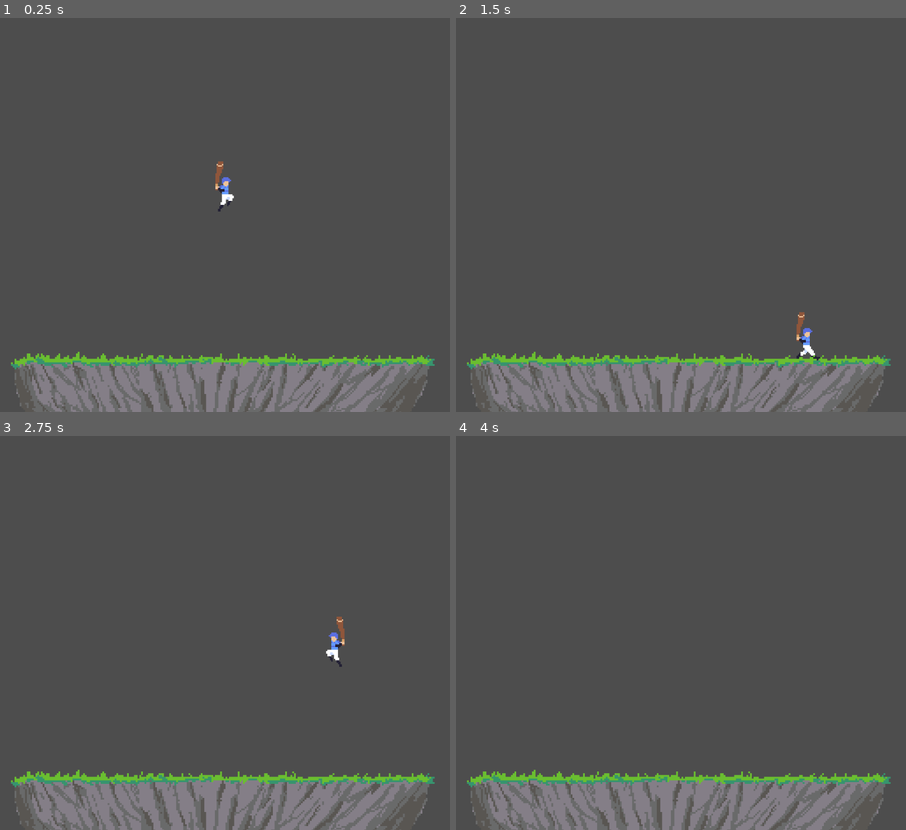
Above: before the commit, frames 1-4 (two rows, left to right).
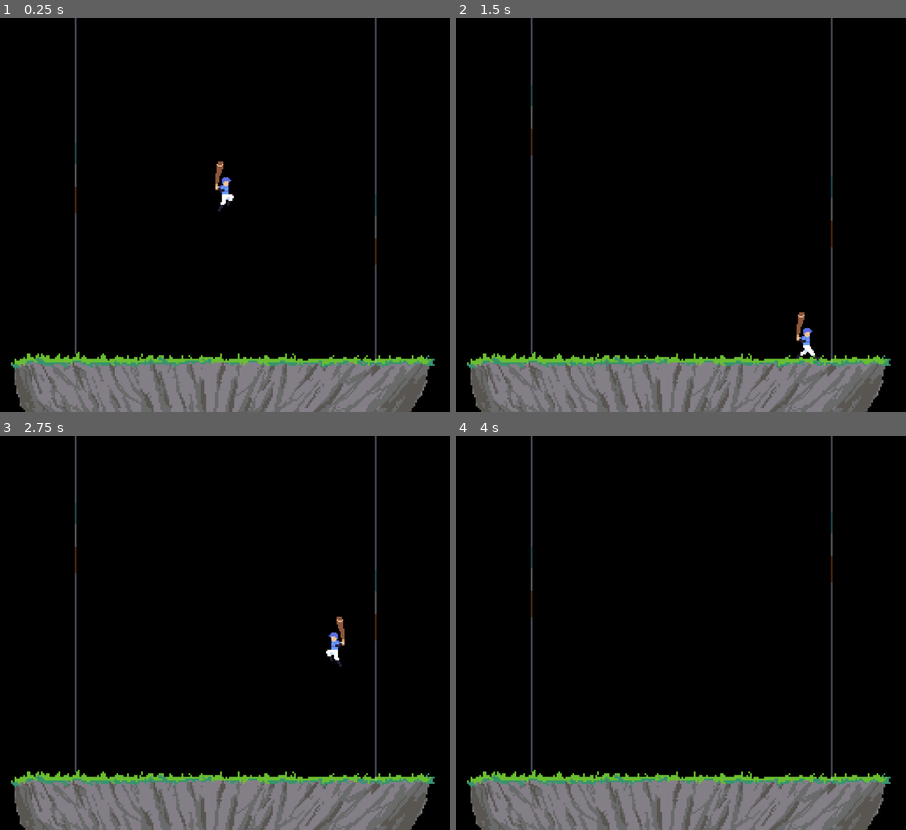
Above: after the commit, the same moments.

Repository: ButterM-40/Koi-Batter
Game: Godot game, scene res://Scenes/Game.tscn
The game is run twice, just before and just after one commit, with the same random seed, the same clock (stepped at 60 frames per second) and the same inputs. The project has no main scene, so this scene is started directly. The engine's default icon, where the game draws it, is replaced by a stand-in: a white triangle on a blue panel in a dark square.
Inputs:
- Up to frame 1 (0.25 s): no input
- Up to frame 2 (1.5 s): hold D (Right) from 0.53 s (still down); tap Space (Hit) at 0.6, 1.35 s; tap W (Jump) at 0.77 s
- Up to frame 3 (2.75 s): tap W (Jump) at 1.52 s; release D (Right) at 2.03 s; hold A (Left) from 2.03 s (still down); tap Space (Hit) at 2.1 s
- Up to frame 4 (4 s): release A (Left) at 2.78 s; hold D (Right) from 2.78 s (still down); tap Space (Hit) at 2.85, 3.6 s; tap W (Jump) at 3.02, 3.77 s

The runs differ from the first frame. In frame 1, 87% of the frame differs, in the area x 0-100%, y 0-100%; in frame 2, 87%; in frame 3, 87%; in frame 4, 87%.

Commit message:
tried something with strings

Diff:
--- a/Components/Fish/Koi_Fish.tscn
+++ b/Components/Fish/Koi_Fish.tscn
@@ -175,7 +175,6 @@
 height = 34.795235
 
 [sub_resource type="Animation" id="Animation_j6575"]
-length = 0.001
 tracks/0/type = "value"
 tracks/0/imported = false
 tracks/0/enabled = true
@@ -235,6 +234,7 @@
 modulate = Color(1, 1, 1, 0)
 sprite_frames = SubResource("SpriteFrames_67aiy")
 animation = &"appear"
+frame_progress = 0.78273964
 
 [node name="Area2D" type="Area2D" parent="AnimatedSprite2D" unique_id=143011744]
 
--- /dev/null
+++ b/Components/Stage/StageString.tscn
@@ -0,0 +1,220 @@
+[gd_scene format=3 uid="uid://cqtj6s4qumyy4"]
+
+[ext_resource type="Script" uid="uid://b60r4s15ae7j7" path="res://Components/Stage/stage_string.gd" id="1_ruabr"]
+[ext_resource type="Texture2D" uid="uid://ctmo765yucv4g" path="res://Assets/string-Sheet.png" id="1_yqx0y"]
+
+[sub_resource type="AtlasTexture" id="AtlasTexture_ruabr"]
+atlas = ExtResource("1_yqx0y")
+region = Rect2(0, 0, 32, 224)
+
+[sub_resource type="AtlasTexture" id="AtlasTexture_nvhju"]
+atlas = ExtResource("1_yqx0y")
+region = Rect2(32, 0, 32, 224)
+
+[sub_resource type="AtlasTexture" id="AtlasTexture_4cqrf"]
+atlas = ExtResource("1_yqx0y")
+region = Rect2(64, 0, 32, 224)
+
+[sub_resource type="AtlasTexture" id="AtlasTexture_ltctf"]
+atlas = ExtResource("1_yqx0y")
+region = Rect2(96, 0, 32, 224)
+
+[sub_resource type="AtlasTexture" id="AtlasTexture_bn3s3"]
+atlas = ExtResource("1_yqx0y")
+region = Rect2(192, 0, 32, 224)
+
+[sub_resource type="AtlasTexture" id="AtlasTexture_kjvir"]
+atlas = ExtResource("1_yqx0y")
+region = Rect2(128, 0, 32, 224)
+
+[sub_resource type="AtlasTexture" id="AtlasTexture_qlqcg"]
+atlas = ExtResource("1_yqx0y")
+region = Rect2(160, 0, 32, 224)
+
+[sub_resource type="AtlasTexture" id="AtlasTexture_ra5vw"]
+atlas = ExtResource("1_yqx0y")
+region = Rect2(224, 0, 32, 224)
+
+[sub_resource type="AtlasTexture" id="AtlasTexture_x2btu"]
+atlas = ExtResource("1_yqx0y")
+region = Rect2(256, 0, 32, 224)
+
+[sub_resource type="AtlasTexture" id="AtlasTexture_lpsrd"]
+atlas = ExtResource("1_yqx0y")
+region = Rect2(288, 0, 32, 224)
+
+[sub_resource type="AtlasTexture" id="AtlasTexture_yqx0y"]
+atlas = ExtResource("1_yqx0y")
+region = Rect2(320, 0, 32, 224)
+
+[sub_resource type="AtlasTexture" id="AtlasTexture_0homy"]
+atlas = ExtResource("1_yqx0y")
+region = Rect2(352, 0, 32, 224)
+
+[sub_resource type="AtlasTexture" id="AtlasTexture_8mc4n"]
+atlas = ExtResource("1_yqx0y")
+region = Rect2(384, 0, 32, 224)
+
+[sub_resource type="AtlasTexture" id="AtlasTexture_ylflp"]
+atlas = ExtResource("1_yqx0y")
+region = Rect2(416, 0, 32, 224)
+
+[sub_resource type="AtlasTexture" id="AtlasTexture_7uid8"]
+atlas = ExtResource("1_yqx0y")
+region = Rect2(448, 0, 32, 224)
+
+[sub_resource type="AtlasTexture" id="AtlasTexture_46yak"]
+atlas = ExtResource("1_yqx0y")
+region = Rect2(480, 0, 32, 224)
+
+[sub_resource type="AtlasTexture" id="AtlasTexture_kwlet"]
+atlas = ExtResource("1_yqx0y")
+region = Rect2(512, 0, 32, 224)
+
+[sub_resource type="AtlasTexture" id="AtlasTexture_h6gir"]
+atlas = ExtResource("1_yqx0y")
+region = Rect2(544, 0, 32, 224)
+
+[sub_resource type="AtlasTexture" id="AtlasTexture_ob4mn"]
+atlas = ExtResource("1_yqx0y")
+region = Rect2(576, 0, 32, 224)
+
+[sub_resource type="AtlasTexture" id="AtlasTexture_kmu04"]
+atlas = ExtResource("1_yqx0y")
+region = Rect2(608, 0, 32, 224)
+
+[sub_resource type="SpriteFrames" id="SpriteFrames_nn1ml"]
+animations = [{
+"frames": [{
+"duration": 5.0,
+"texture": SubResource("AtlasTexture_ruabr")
+}, {
+"duration": 1.0,
+"texture": SubResource("AtlasTexture_nvhju")
+}, {
+"duration": 1.0,
+"texture": SubResource("AtlasTexture_4cqrf")
+}, {
+"duration": 3.0,
+"texture": SubResource("AtlasTexture_ltctf")
+}, {
+"duration": 1.0,
+"texture": SubResource("AtlasTexture_4cqrf")
+}, {
+"duration": 1.0,
+"texture": SubResource("AtlasTexture_nvhju")
+}, {
+"duration": 5.0,
+"texture": SubResource("AtlasTexture_ruabr")
+}, {
+"duration": 1.0,
+"texture": SubResource("AtlasTexture_4cqrf")
+}, {
+"duration": 1.0,
+"texture": SubResource("AtlasTexture_nvhju")
+}, {
+"duration": 3.0,
+"texture": SubResource("AtlasTexture_ltctf")
+}, {
+"duration": 1.0,
+"texture": SubResource("AtlasTexture_bn3s3")
+}, {
+"duration": 1.0,
+"texture": SubResource("AtlasTexture_kjvir")
+}, {
+"duration": 1.0,
+"texture": SubResource("AtlasTexture_qlqcg")
+}, {
+"duration": 1.0,
+"texture": SubResource("AtlasTexture_ra5vw")
+}, {
+"duration": 1.0,
+"texture": SubResource("AtlasTexture_x2btu")
+}, {
+"duration": 5.0,
+"texture": SubResource("AtlasTexture_lpsrd")
+}, {
+"duration": 1.0,
+"texture": SubResource("AtlasTexture_x2btu")
+}, {
+"duration": 1.0,
+"texture": SubResource("AtlasTexture_ra5vw")
+}, {
+"duration": 1.0,
+"texture": SubResource("AtlasTexture_x2btu")
+}, {
+"duration": 3.0,
+"texture": SubResource("AtlasTexture_lpsrd")
+}, {
+"duration": 1.0,
+"texture": SubResource("AtlasTexture_x2btu")
+}, {
+"duration": 3.0,
+"texture": SubResource("AtlasTexture_ra5vw")
+}, {
+"duration": 1.0,
+"texture": SubResource("AtlasTexture_qlqcg")
+}, {
+"duration": 1.0,
+"texture": SubResource("AtlasTexture_kjvir")
+}, {
+"duration": 3.0,
+"texture": SubResource("AtlasTexture_bn3s3")
+}, {
+"duration": 1.0,
+"texture": SubResource("AtlasTexture_ltctf")
+}, {
+"duration": 1.0,
+"texture": SubResource("AtlasTexture_nvhju")
+}, {
+"duration": 1.0,
+"texture": SubResource("AtlasTexture_nvhju")
+}],
+"loop": 1,
+"name": &"default",
+"speed": 5.0
+}, {
+"frames": [{
+"duration": 1.0,
+"texture": SubResource("AtlasTexture_yqx0y")
+}, {
+"duration": 1.0,
+"texture": SubResource("AtlasTexture_0homy")
+}, {
+"duration": 1.0,
+"texture": SubResource("AtlasTexture_8mc4n")
+}, {
+"duration": 1.0,
+"texture": SubResource("AtlasTexture_ylflp")
+}, {
+"duration": 1.0,
+"texture": SubResource("AtlasTexture_7uid8")
+}, {
+"duration": 1.0,
+"texture": SubResource("AtlasTexture_46yak")
+}, {
+"duration": 1.0,
+"texture": SubResource("AtlasTexture_kwlet")
+}, {
+"duration": 1.0,
+"texture": SubResource("AtlasTexture_h6gir")
+}, {
+"duration": 1.0,
+"texture": SubResource("AtlasTexture_ob4mn")
+}, {
+"duration": 1.0,
+"texture": SubResource("AtlasTexture_kmu04")
+}],
+"loop": 0,
+"name": &"rip",
+"speed": 5.0
+}]
+
+[node name="StageString" type="Node2D" unique_id=1508800955]
+script = ExtResource("1_ruabr")
+
+[node name="AnimatedSprite2D" type="AnimatedSprite2D" parent="." unique_id=246185298]
+modulate = Color(1, 1, 1, 0.3372549)
+sprite_frames = SubResource("SpriteFrames_nn1ml")
+autoplay = "default"
+frame_progress = 0.7297992
--- /dev/null
+++ b/Components/Stage/stage_string.gd
@@ -0,0 +1,8 @@
+extends Node2D
+
+@onready var AnimationP = $AnimatedSprite2D
+@onready var rando = 0
+
+func _ready() -> void:
+	rando = randi_range(0, 9)
+	AnimationP.set_frame_and_progress(rando, rando)
--- a/Scenes/Game.tscn
+++ b/Scenes/Game.tscn
@@ -2,6 +2,7 @@
 
 [ext_resource type="PackedScene" uid="uid://701h21wy471f" path="res://Components/PlayerBatter/batter.tscn" id="1_gl6un"]
 [ext_resource type="Texture2D" uid="uid://72y3hsdw5tqv" path="res://Assets/stage.png" id="2_gl6un"]
+[ext_resource type="PackedScene" uid="uid://cqtj6s4qumyy4" path="res://Components/Stage/StageString.tscn" id="3_j5yw3"]
 
 [sub_resource type="WorldBoundaryShape2D" id="WorldBoundaryShape2D_gl6un"]
 distance = 26.0
@@ -22,3 +23,11 @@
 
 [node name="Sprite2D" type="Sprite2D" parent="Stadium/CollisionShape2D" unique_id=1663774788]
 texture = ExtResource("2_gl6un")
+
+[node name="StageString" parent="." unique_id=1508800955 instance=ExtResource("3_j5yw3")]
+position = Vector2(174, 316)
+scale = Vector2(4, 4)
+
+[node name="StageString2" parent="." unique_id=1455923313 instance=ExtResource("3_j5yw3")]
+position = Vector2(857, 337)
+scale = Vector2(4, 4)
--- a/project.godot
+++ b/project.godot
@@ -54,3 +54,4 @@
 
 textures/canvas_textures/default_texture_filter=0
 rendering_device/driver.windows="d3d12"
+environment/defaults/default_clear_color=Color(0.0001247539, 0.000108969325, 0.00011799512, 1)
Not shown, added: Components/Stage/stage_string.gd.uid
